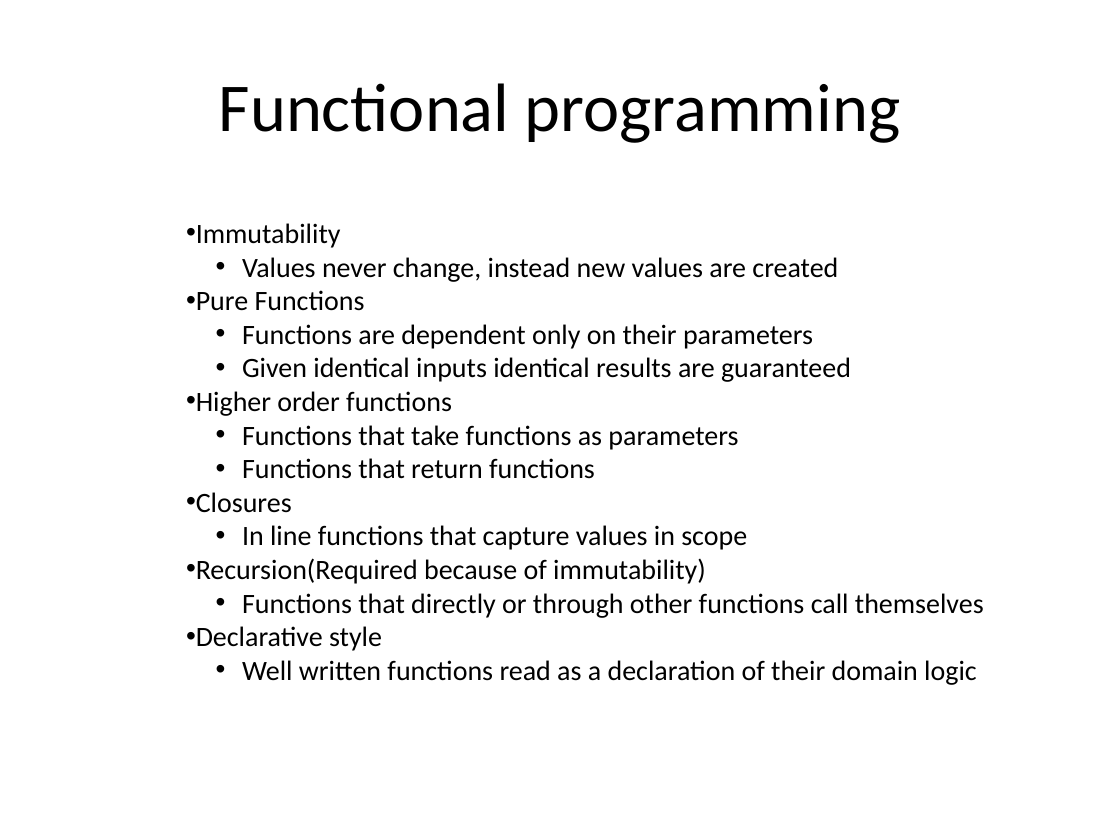
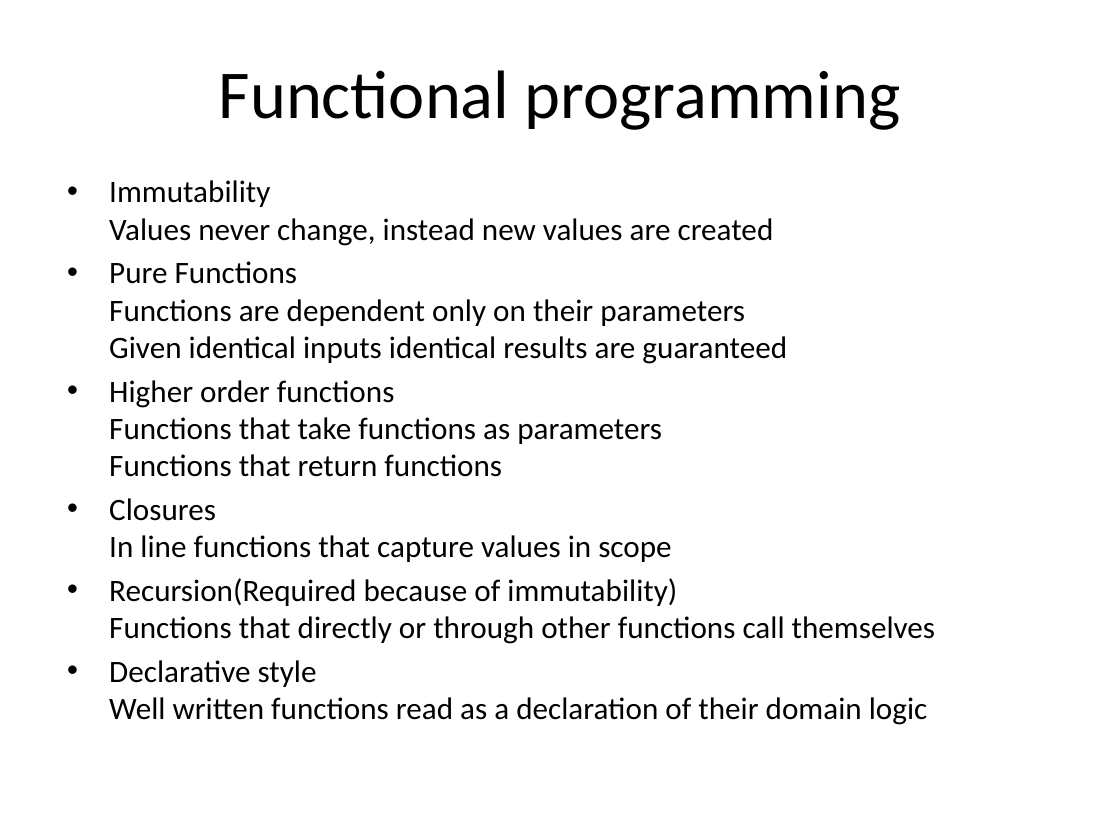
Before and after one commit to mlidbom/CSharpElevate, a slide deck: slide 3 of CSharp3.pptx (slide 2 before the commit). Drawn at 1120x840 pixels with LibreOffice and Linux fonts; fonts in the diff are those of the drawing. Boxes give left, top, right and bottom in pixels: in the first picture for what was removed or moved away, otherwise in the second. Text is boxed around its words. In the diff, an @@ line names an element or a change of style, - is before the commit and + after.

```diff
--- a/CSharp3.pptx
+++ b/CSharp3.pptx
@@ title "Functional programming": place and size @@
-title "Functional programming" at <box>219,83,900,143</box>
+title "Functional programming" at <box>219,70,900,130</box>
@@ text at <box>109,180,935,725</box>: text changed; size 18 to 20 pt @@
-• Immutability
-  • Values never change, instead new values are created
-• Pure Functions
-  • Functions are dependent only on their parameters
-  • Given identical inputs identical results are guaranteed
-• Higher order functions
-  • Functions that take functions as parameters
-  • Functions that return functions
-• Closures
-  • In line functions that capture values in scope
-• Recursion(Required because of immutability)
-  • Functions that directly or through other functions call themselves
-• Declarative style
-  • Well written functions read as a declaration of their domain logic
+• Immutability
+  Values never change, instead new values are created
+• Pure Functions
+  Functions are dependent only on their parameters
+  Given identical inputs identical results are guaranteed
+• Higher order functions
+  Functions that take functions as parameters
+  Functions that return functions
+• Closures
+  In line functions that capture values in scope
+• Recursion(Required because of immutability)
+  Functions that directly or through other functions call themselves
+• Declarative style
+  Well written functions read as a declaration of their domain logic
```
Also in this commit, not shown: 2 other slides changed, 2 slides added.
